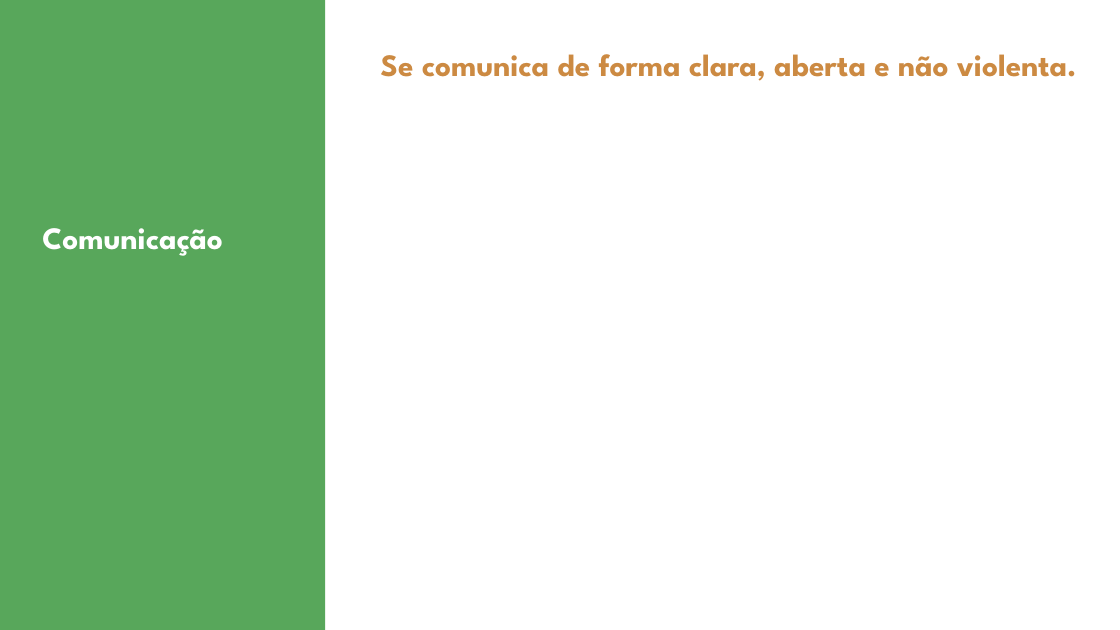
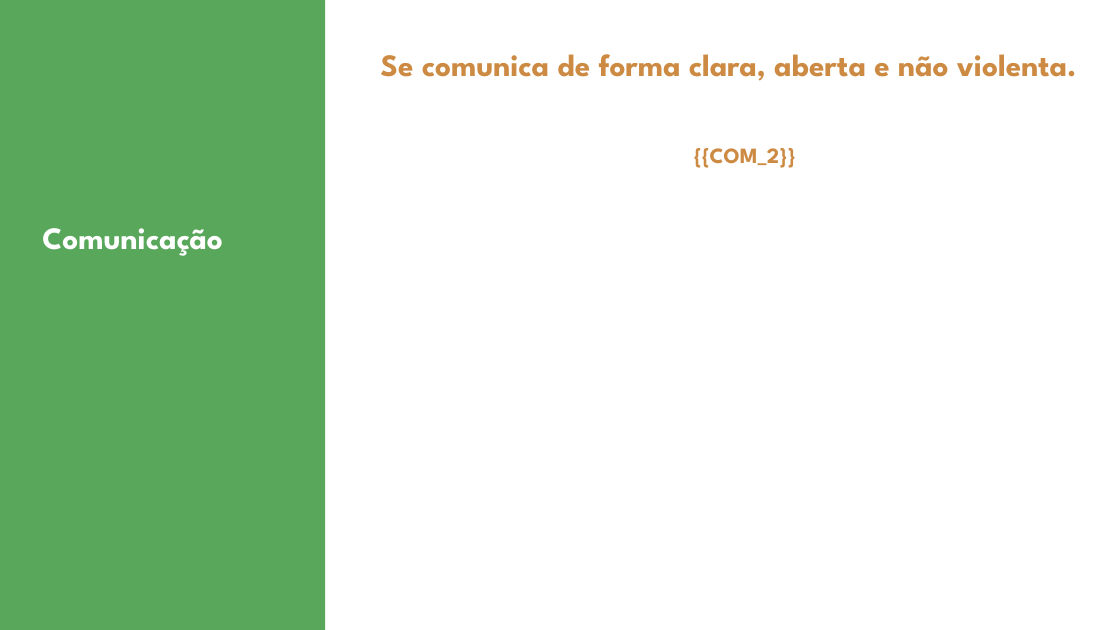
Before and after one commit to hugobovareto/Avaliacao-de-Desempenho-2025, a slide deck: slide 15 of templates/[GARN] Modelo de apresentação de slides.pptx. Drawn at 1120x630 pixels with LibreOffice and Linux fonts; fonts in the diff are those of the drawing; background and template pictures are left out. Boxes give left, top, right and bottom in pixels: in the first picture for what was removed or moved away, otherwise in the second. Text is boxed around its words. In the diff, an @@ line names an element or a change of style, - is before the commit and + after.

```diff
--- a/templates/[GARN] Modelo de apresentação de slides.pptx
+++ b/templates/[GARN] Modelo de apresentação de slides.pptx
@@ text added at <box>694,148,796,168</box>, 14 pt, text #CC8A42, bold @@
+{{COM_2}}
```
Also in this commit, not shown: 27 other slides changed, 4 other files.
